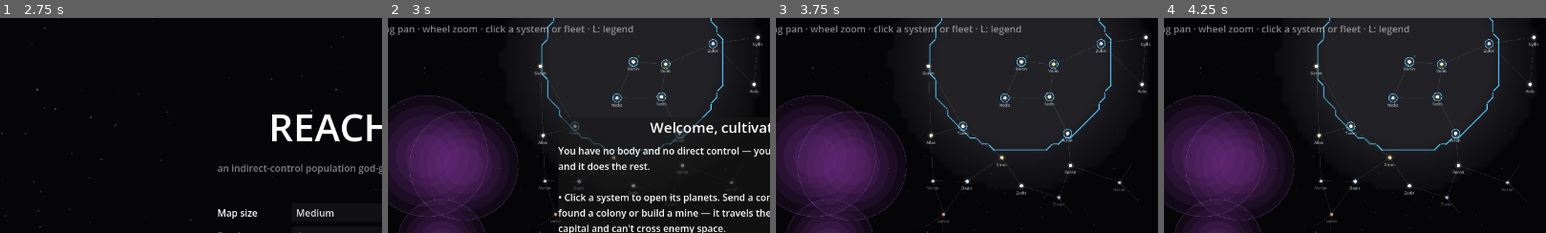
Above: before the commit, frames 1-4 (left to right).
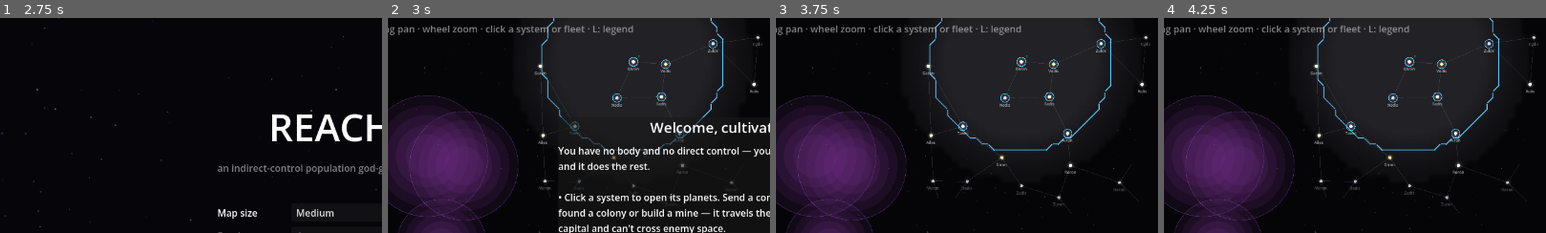
Above: after the commit, the same moments.

Repository: evyatarmitz/reach
Game: Godot game, scene res://menu/menu.tscn
Two runs of this game, one before a commit and one after it. Both use one fixed random seed, a clock stepped at 60 frames per second and the inputs below.
Inputs:
- Up to frame 1 (2.75 s): click "New Game" at 0.5 s; click "Normal" at 1.25 s; click "Normal" at 2 s
- Up to frame 2 (3 s): click "Start" at 2.75 s
- Up to frame 3 (3.75 s): click "Begin" at 3.5 s
- Up to frame 4 (4.25 s): no input
The pictures show only the part of the screen within x 7-57%, y 5-55%; the shares and areas given below are measured in that part.

Frame 1 is identical in both runs. In frame 2, 0.1% of the frame differs, in the area x 41-98%, y 7-96%; in frame 3, 0.2%; in frame 4, 0.2%.

Commit message:
0.65.0 - VR follows the border, not raw influence
Previously VR was `player_claim × SIGHT ≥ rival`, so as your population (influence)
grew, sight crept forward INTO a rival's territory even when the border itself
wasn't moving. Reworked into a single _vr_at() with two regimes:
- Contested (a real rival claims here): lit where your REAL claim beats the rival —
  VR fills owned ground and STOPS at the border. It advances only when the border
  advances, not when you merely grow behind a held line.
- Open space (no real rival): lit out to your extended sight reach, for early
  warning ahead of an uncontested frontier (kept from before).
Border-draw gate now probes just inside the owned side (VR feathers to 0 exactly on
the line, so testing the midpoint dashed the border). VR_CLAIM_FLOOR retuned to 0.4
(now the contested/open threshold + open-space reach). Fog + system visibility +
border visibility all share _vr_at. 139 tests pass; parse-checked; autoshot shows
the fog hugging the border with a solid outline.

Diff:
--- a/desktop/game/main.gd
+++ b/desktop/game/main.gd
@@ -35,7 +35,12 @@
 # feather completes around the extended sight edge (no hard disc). VR_BAND is the
 # feather width in claim-ratio units. Fog stays soft/organic; border sits inside it.
 const VR_SIGHT_REACH := 1.5
-const VR_CLAIM_FLOOR := 1.1
+# Claim threshold that both (a) separates a real contested border from open space —
+# a rival claim above this means "contested", so VR stops at the border — and (b)
+# sets how far open-space VR reaches (out to where the player's sight-claim drops to
+# this). Low, so any real neighbour counts as contested and open sight reaches well
+# out for early warning.
+const VR_CLAIM_FLOOR := 0.4
 const VR_BAND := 0.6
 const SAVE_PATH := "user://reach_save.json"
 const FLEET_ICON_OFF := Vector2(0, -17)   # drawn above the system so it stays clickable
@@ -414,7 +419,7 @@
 	var full := {}
 	for sys in sim.systems.values():
 		_system_owner[sys.id] = _owner_at(sys.map_pos, ids, pos, infl, reach)
-		if _player_vr_at(sys.map_pos, ids, pos, infl, reach_vr, pk) \
+		if _player_vr_at(sys.map_pos, ids, pos, infl, reach, reach_vr, pk) \
 				or sim._empire_has_colony_in(player_empire_id, sys.id) \
 				or sim.empire_fleet_in_system(player_empire_id, sys.id):
 			full[sys.id] = true
@@ -439,25 +444,11 @@
 	var fhi := _map_hi + Vector2(140, 140)
 	var fcols: int = maxi(1, int((fhi.x - flo.x) / FOG_CELL) + 1)
 	var frows: int = maxi(1, int((fhi.y - flo.y) / FOG_CELL) + 1)
-	var sight: float = SimConstants.SIGHT_INFLUENCE_FACTOR
 	var img := Image.create(fcols, frows, false, Image.FORMAT_RGBA8)
 	for gy in frows:
 		for gx in fcols:
 			var c := Vector2(flo.x + (gx + 0.5) * FOG_CELL, flo.y + (gy + 0.5) * FOG_CELL)
-			var v := 0.0
-			if pk != -1:
-				# Player claim on extended SIGHT reach so the fog reaches past the
-				# border; rivals on their real reach (that's their actual presence).
-				var pc := _claim_at(c, pos[pk], infl[pk], reach_vr[pk])
-				if pc > 0.0:
-					var rival := 0.0
-					for k in ids.size():
-						if k != pk:
-							rival = maxf(rival, _claim_at(c, pos[k], infl[k], reach[k]))
-					# Feather by claim ratio: fully lit well inside, fading to 0 at the
-					# VR limit (rival dominance at borders, or the open-space floor).
-					var ratio := pc * sight / maxf(rival, VR_CLAIM_FLOOR)
-					v = clampf((ratio - 1.0) / VR_BAND, 0.0, 1.0)
+			var v := _vr_at(c, ids, pos, infl, reach, reach_vr, pk)
 			var key := "%d,%d" % [gx, gy]
 			if v > 0.0:
 				_fog_seen[key] = true
@@ -544,10 +535,14 @@
 				for seg in _ms_segments(corners, margins):
 					var mid: Vector2 = (seg[0] + seg[1]) * 0.5
 					var off := inside_c - mid
+					var probe := mid
 					if off.length() > 0.01:
+						probe = mid + off.normalized() * 12.0   # a bit into owned side
 						off = off.normalized() * BORDER_INSET
-					# Only draw border the player can actually see (its own VR).
-					if _player_vr_at(mid, ids, pos, infl, reach_vr, pk):
+					# Draw the border where the player can see it. Probe just INSIDE the
+					# owning side (VR feathers to 0 exactly on the border line, so testing
+					# the midpoint itself would drop segments and dash the line).
+					if _player_vr_at(probe, ids, pos, infl, reach, reach_vr, pk):
 						_border_segments.append([seg[0] + off, seg[1] + off, col])
 
 
@@ -592,21 +587,36 @@
 	return 1.0e9 if sri <= 0.0 else (si * si) / sri
 
 
-# Is a world point in the player's VR? True where the player's claim, scaled by
-# SIGHT, still beats the strongest rival there — so VR fills the player's actual
-# influence and reaches 1.5x in front of the contested border.
-func _player_vr_at(p: Vector2, ids: Array, pos: Array, infl: Array, reach: Array,
-		pk: int) -> bool:
+# The player's VR value in [0,1] at a world point. Two regimes so sight tracks the
+# BORDER, not raw influence:
+#  - Contested (a real rival claims here, above the open-space floor): lit where the
+#    player's REAL claim beats the rival — VR fills owned ground and STOPS at the
+#    border. Growing your population past a border a rival is holding no longer
+#    creeps VR into their space; it moves only when the border itself moves.
+#  - Open space (no real rival): lit out to the player's extended SIGHT reach, for
+#    early warning ahead of an uncontested frontier.
+func _vr_at(p: Vector2, ids: Array, pos: Array, infl: Array, reach: Array,
+		reach_vr: Array, pk: int) -> float:
 	if pk == -1:
-		return false
-	var pc := _claim_at(p, pos[pk], infl[pk], reach[pk])
-	if pc <= 0.0:
-		return false
-	var best := pc
+		return 0.0
+	var rival := 0.0
 	for k in ids.size():
 		if k != pk:
-			best = maxf(best, _claim_at(p, pos[k], infl[k], reach[k]))
-	return pc * SimConstants.SIGHT_INFLUENCE_FACTOR >= best
+			rival = maxf(rival, _claim_at(p, pos[k], infl[k], reach[k]))
+	if rival > VR_CLAIM_FLOOR:
+		var pc_real := _claim_at(p, pos[pk], infl[pk], reach[pk])
+		if pc_real <= 0.0:
+			return 0.0
+		return clampf((pc_real / rival - 1.0) / VR_BAND, 0.0, 1.0)
+	var pc_ext := _claim_at(p, pos[pk], infl[pk], reach_vr[pk])
+	if pc_ext <= 0.0:
+		return 0.0
+	return clampf((pc_ext / VR_CLAIM_FLOOR - 1.0) / VR_BAND, 0.0, 1.0)
+
+
+func _player_vr_at(p: Vector2, ids: Array, pos: Array, infl: Array, reach: Array,
+		reach_vr: Array, pk: int) -> bool:
+	return _vr_at(p, ids, pos, infl, reach, reach_vr, pk) > 0.0
 
 
 func _best_other(claims: Array, k: int, pi: int) -> float:
